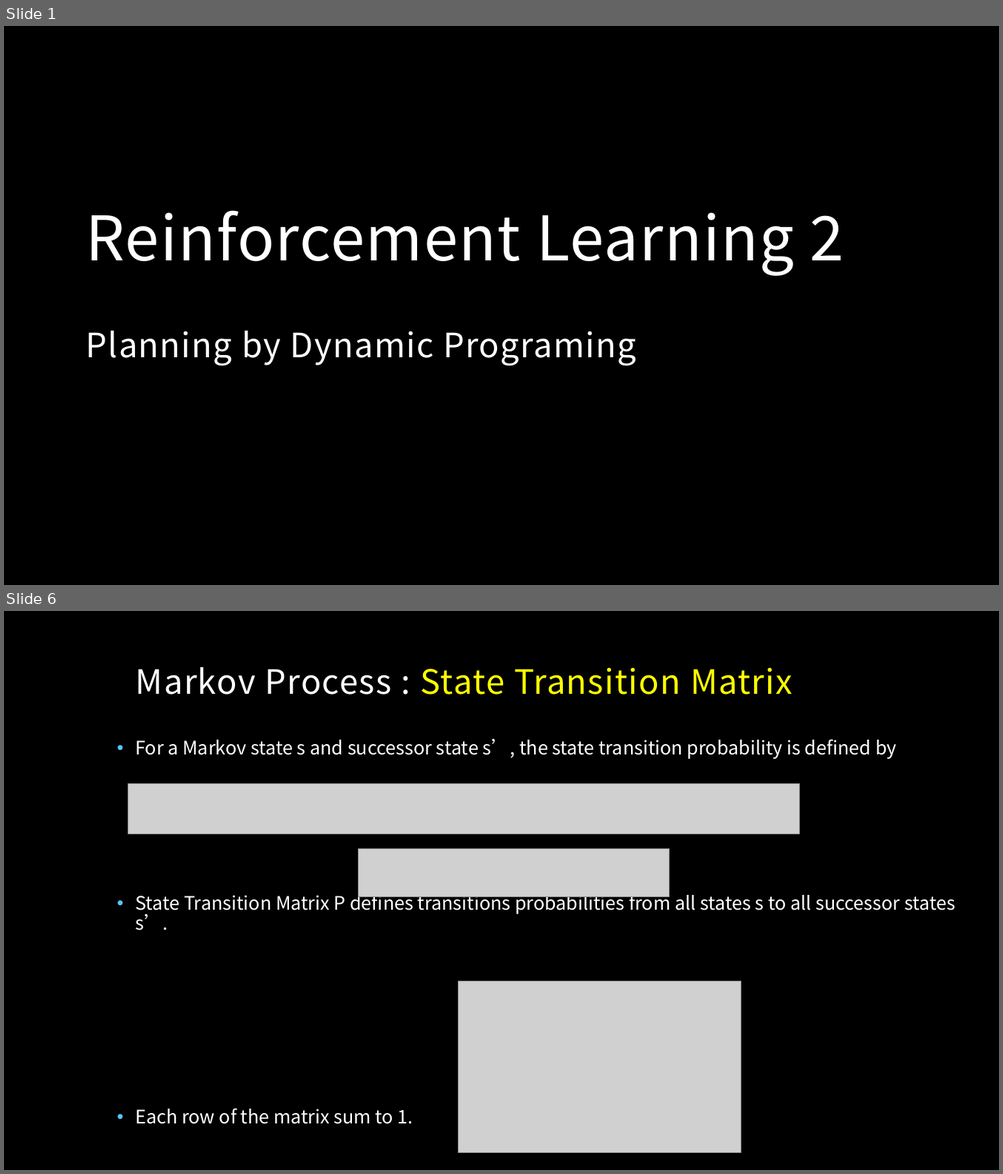
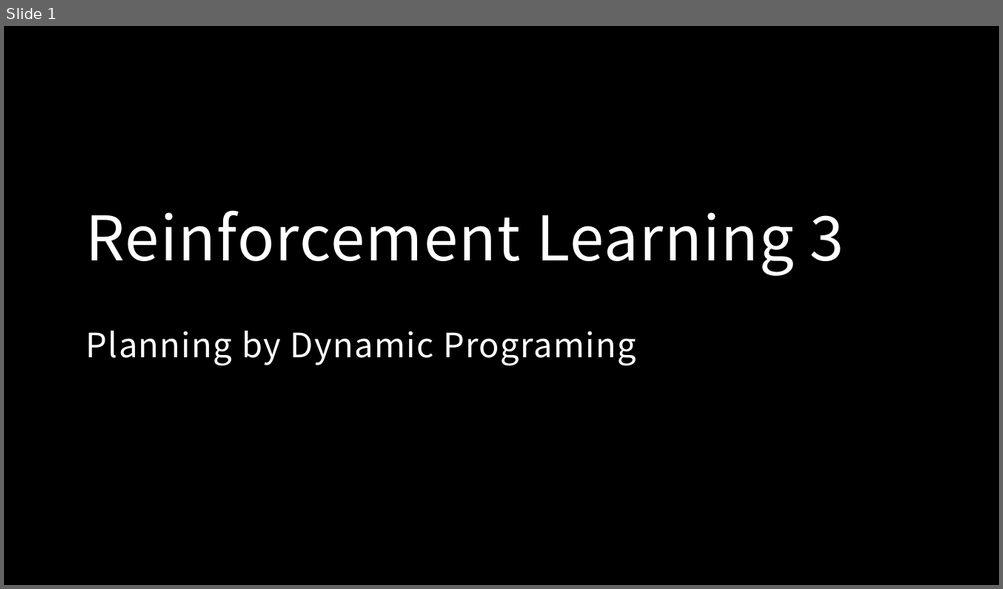
Before and after one commit to MacgyverLin/VintageComputer, a slide deck: Speech/Reinforcement Learning 3.pptx. Shown one above the other, each under a label of ours: slides 1 and 6 before the commit, slide 1 after it; the slides between them are not shown. The pictures are 1003x1174 and 1003x589 pixels, drawn with LibreOffice and Linux fonts; fonts in the diff are those of the drawing; grey boxes stand for pictures; background and template pictures are left out. Boxes give left, top, right and bottom in pixels: in the first picture for what was removed or moved away, otherwise in the second. Text is boxed around its words. In the diff, an @@ line names an element or a change of style, - is before the commit and + after.

```diff
--- a/Speech/Reinforcement Learning 3.pptx
+++ b/Speech/Reinforcement Learning 3.pptx
@@ slide 6 removed at [4,611,999,1170], background picture (left out) @@
@@ title removed at [136,667,792,695] @@
-Markov Process : State Transition Matrix
@@ text removed at [135,738,955,1125] @@
-• For a Markov state s and successor state s’, the state transition probability is defined by
-• State Transition Matrix P defines transitions probabilities from all states s to all successor states s’.
-• Each row of the matrix sum to 1.
@@ picture removed at [128,783,799,834] @@
@@ picture removed at [358,849,669,897] @@
@@ picture removed at [458,981,740,1153] @@
@@ slide 1 changed as well @@
@@ title at [86,210,844,366]: text changed @@
-Reinforcement Learning 2
-Planning by Dynamic Programing
+Reinforcement Learning 3
+Planning by Dynamic Programing
```
Also in this commit, not shown: 1 slide added, 42 other slides removed.
